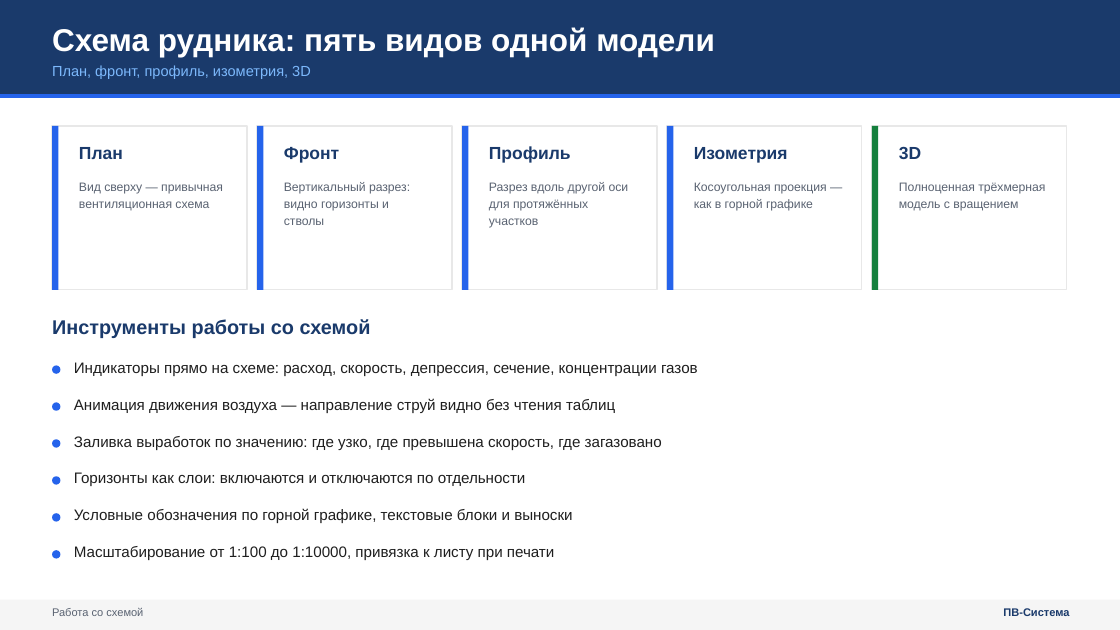
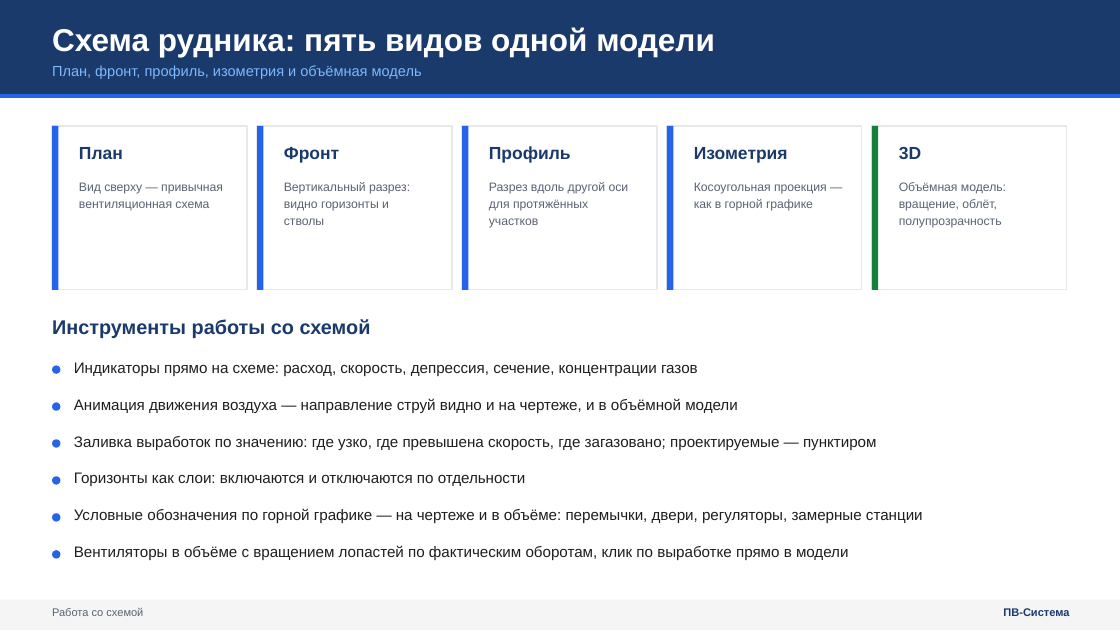
Before and after one commit to pvsistema/ventilation-system-design, a slide deck: slide 5 of public/PV-Sistema-prezentaciya.pptx. Drawn at 1120x630 pixels with LibreOffice and Linux fonts; fonts in the diff are those of the drawing. Boxes give left, top, right and bottom in pixels: in the first picture for what was removed or moved away, otherwise in the second. Text is boxed around its words. In the diff, an @@ line names an element or a change of style, - is before the commit and + after.

```diff
--- a/public/PV-Sistema-prezentaciya.pptx
+++ b/public/PV-Sistema-prezentaciya.pptx
@@ text at (52,65,422,79): text changed @@
-План, фронт, профиль, изометрия, 3D
+План, фронт, профиль, изометрия и объёмная модель
@@ text at (899,182,1006,228): text changed @@
-Полноценная трёхмерная
-модель с вращением
+Объёмная модель:
+вращение, облёт, полупрозрачность
@@ text at (74,398,738,413): text changed @@
-Анимация движения воздуха — направление струй видно без чтения таблиц
+Анимация движения воздуха — направление струй видно и на чертеже, и в объёмной модели
@@ text at (74,436,877,450): text changed @@
-Заливка выработок по значению: где узко, где превышена скорость, где загазовано
+Заливка выработок по значению: где узко, где превышена скорость, где загазовано; проектируемые — пунктиром
@@ text at (74,508,923,523): text changed @@
-Условные обозначения по горной графике, текстовые блоки и выноски
+Условные обозначения по горной графике — на чертеже и в объёме: перемычки, двери, регуляторы, замерные станции
@@ text at (74,545,849,560): text changed @@
-Масштабирование от 1:100 до 1:10000, привязка к листу при печати
+Вентиляторы в объёме с вращением лопастей по фактическим оборотам, клик по выработке прямо в модели
```
Also in this commit, not shown: 7 other slides changed.
